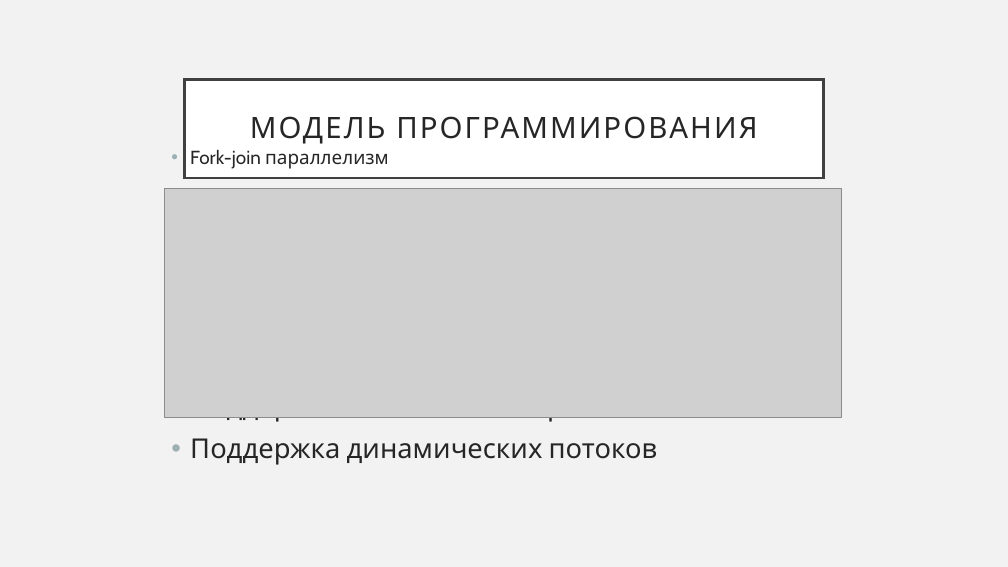
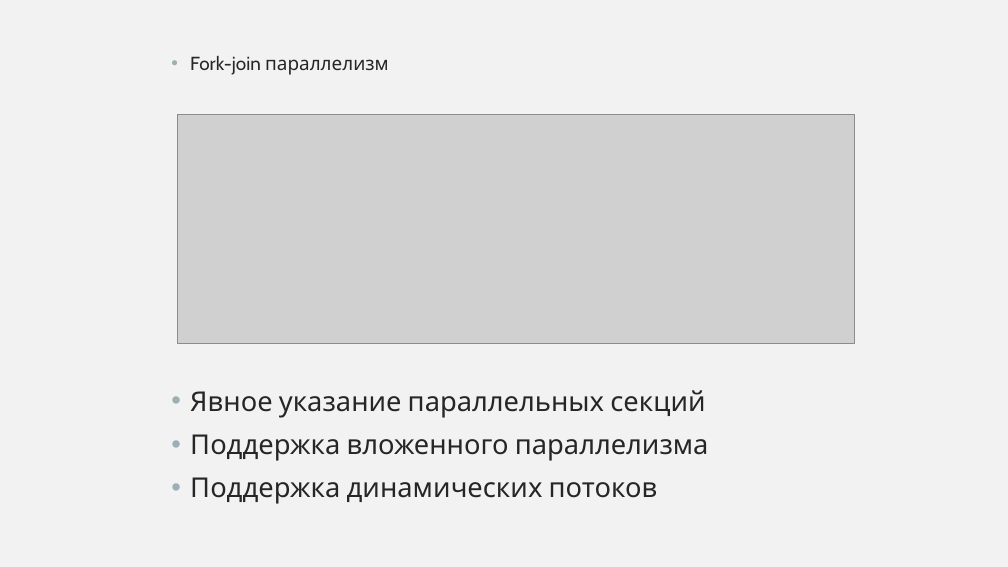
Before and after one commit to AleksandrShatov/IT-Academy_HomeWork, a slide deck: slide 3 of resources/Presentation_Fork-Join.pptx (slide 7 before the commit). Drawn at 1008x567 pixels with LibreOffice and Linux fonts; fonts in the diff are those of the drawing; grey boxes stand for pictures. Boxes give left, top, right and bottom in pixels: in the first picture for what was removed or moved away, otherwise in the second. Text is boxed around its words. In the diff, an @@ line names an element or a change of style, - is before the commit and + after.

Commit message:
Presentation 'Fork-Join' - 2d commit

```diff
--- a/resources/Presentation_Fork-Join.pptx
+++ b/resources/Presentation_Fork-Join.pptx
@@ text "Fork-join параллелизм" rewrapped from [190,150,709,465] to [190,56,709,504] @@
@@ title removed at [185,79,823,178] @@
-МОДЕЛЬ ПРОГРАММИРОВАНИЯ
@@ picture: place and size @@
-picture at [165,188,842,417]
+picture at [178,114,855,343]
```
Also in this commit, not shown: 12 slides added, 6 slides removed, 2 other files.
